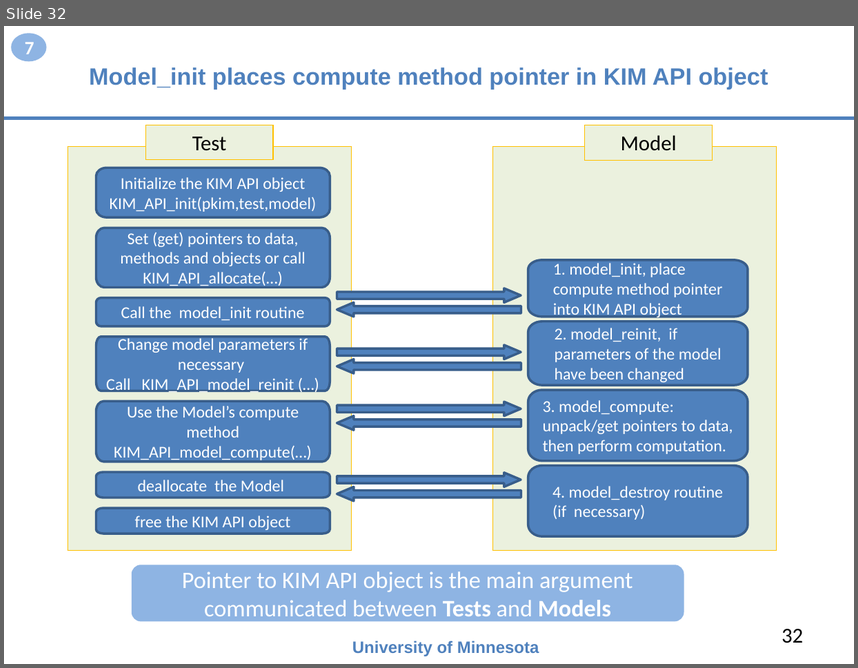
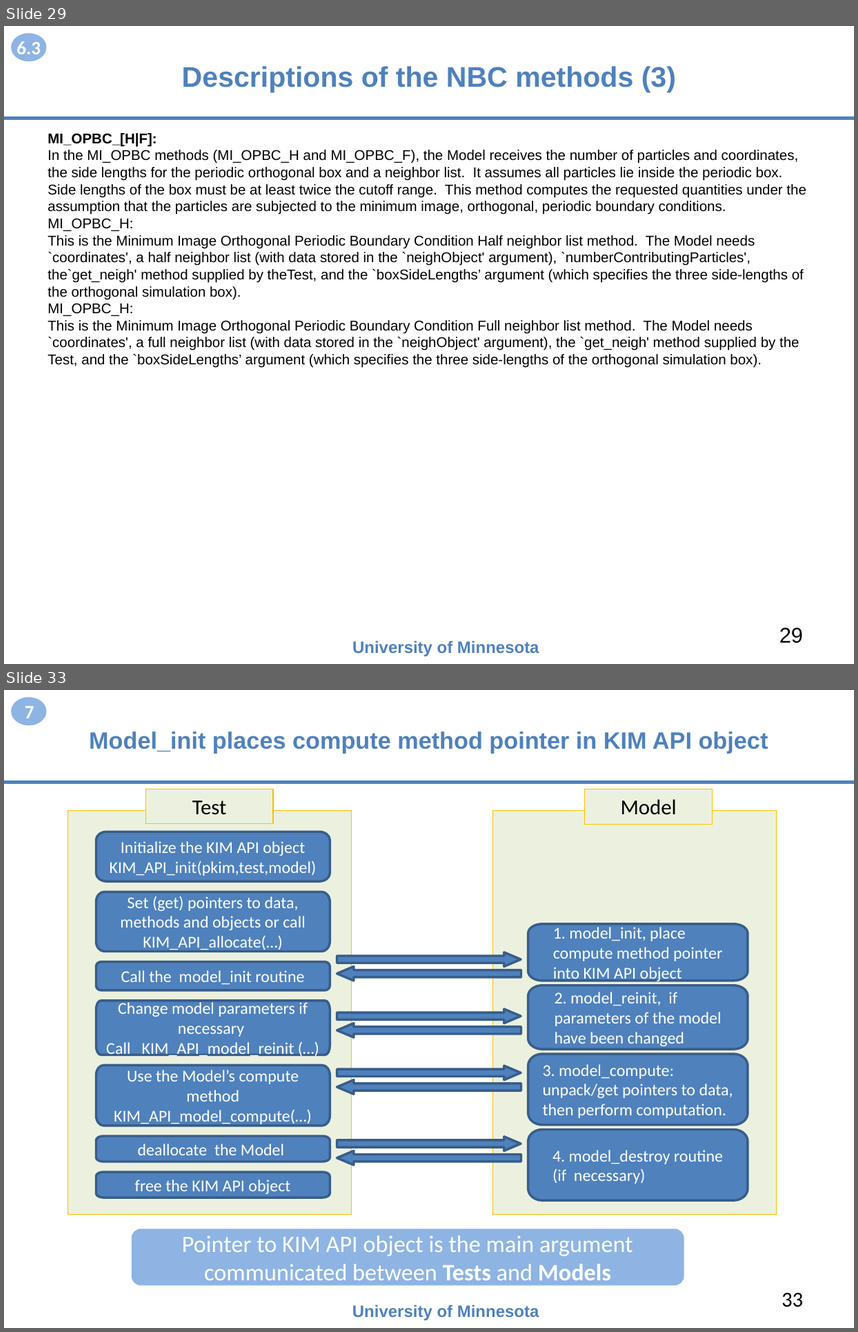
Before and after one commit to openkim/kim-api, a slide deck: DOCs/openkim-api-introduction.pptx. Shown one above the other, each under a label of ours: slide 32 before the commit, slides 29 and 33 after it; the slides between them are not shown. The pictures are 858x668 and 858x1332 pixels, drawn with LibreOffice and Linux fonts; fonts in the diff are those of the drawing. Boxes give left, top, right and bottom in pixels: in the first picture for what was removed or moved away, otherwise in the second. Text is boxed around its words. In the diff, an @@ line names an element or a change of style, - is before the commit and + after.

```diff
--- a/DOCs/openkim-api-introduction.pptx
+++ b/DOCs/openkim-api-introduction.pptx
@@ slide 29 added at bbox=[4, 26, 854, 664], background #FFFFFF @@
@@ freeform shape added at bbox=[11, 33, 47, 61], fill #8EB4E3, 16 pt, text #FFFFFF, bold @@
+6.3
@@ title added at bbox=[182, 66, 676, 92], 24 pt, text #4F81BD, bold @@
+  Descriptions of the NBC methods (3)
@@ line added from (4, 118) to (854, 118), #4F81BD 3 pt @@
@@ text added at bbox=[47, 133, 806, 368], 12 pt, text #000000 @@
+MI_OPBC_[H|F]:
+In the MI_OPBC methods (MI_OPBC_H and MI_OPBC_F), the Model receives the number of particles and coordinates, the side lengths for the periodic orthogonal box and a neighbor list. It assumes all particles lie inside the periodic box. Side lengths of the box must be at least twice the cutoff range. This method computes the requested quantities under the assumption that the particles are subjected to the minimum image, orthogonal, periodic boundary conditions.
+MI_OPBC_H:
+This is the Minimum Image Orthogonal Periodic Boundary Condition Half neighbor list method. The Model needs `coordinates', a half neighbor list (with data stored in the `neighObject' argument), `numberContributingParticles', the`get_neigh' method supplied by theTest, and the `boxSideLengths’ argument (which specifies the three side-lengths of the orthogonal simulation box).
+MI_OPBC_H:
+This is the Minimum Image Orthogonal Periodic Boundary Condition Full neighbor list method. The Model needs `coordinates', a full neighbor list (with data stored in the `neighObject' argument), the `get_neigh' method supplied by the Test, and the `boxSideLengths’ argument (which specifies the three side-lengths of the orthogonal simulation box).
@@ text added at bbox=[352, 640, 539, 656], 14 pt, text #4F81BD, bold @@
+University of Minnesota
@@ page number added at bbox=[780, 627, 803, 643], 18 pt, text #000000 @@
+29
@@ what was slide 32 is now slide 33 @@
@@ page number at bbox=[782, 1292, 803, 1307]: text changed @@
-32
+33
```
Also in this commit, not shown: 8 slides changed, 1 other file.
